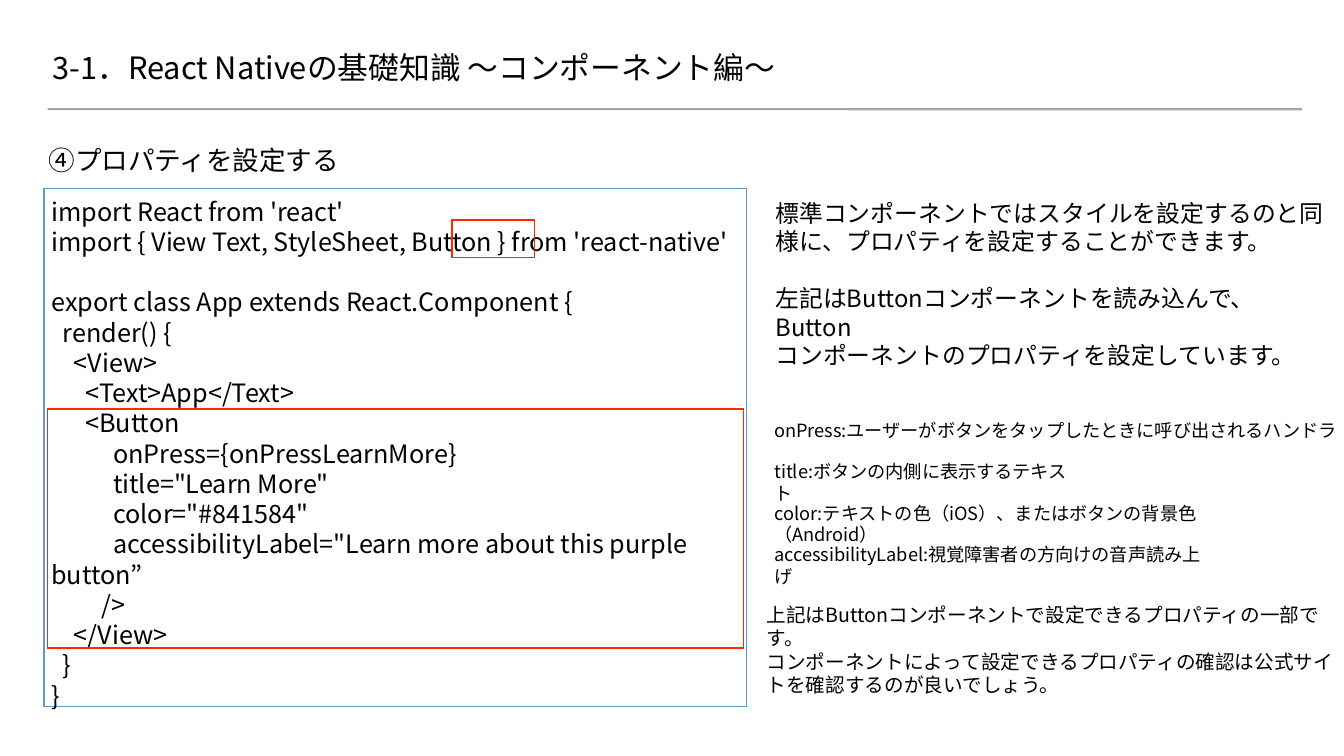
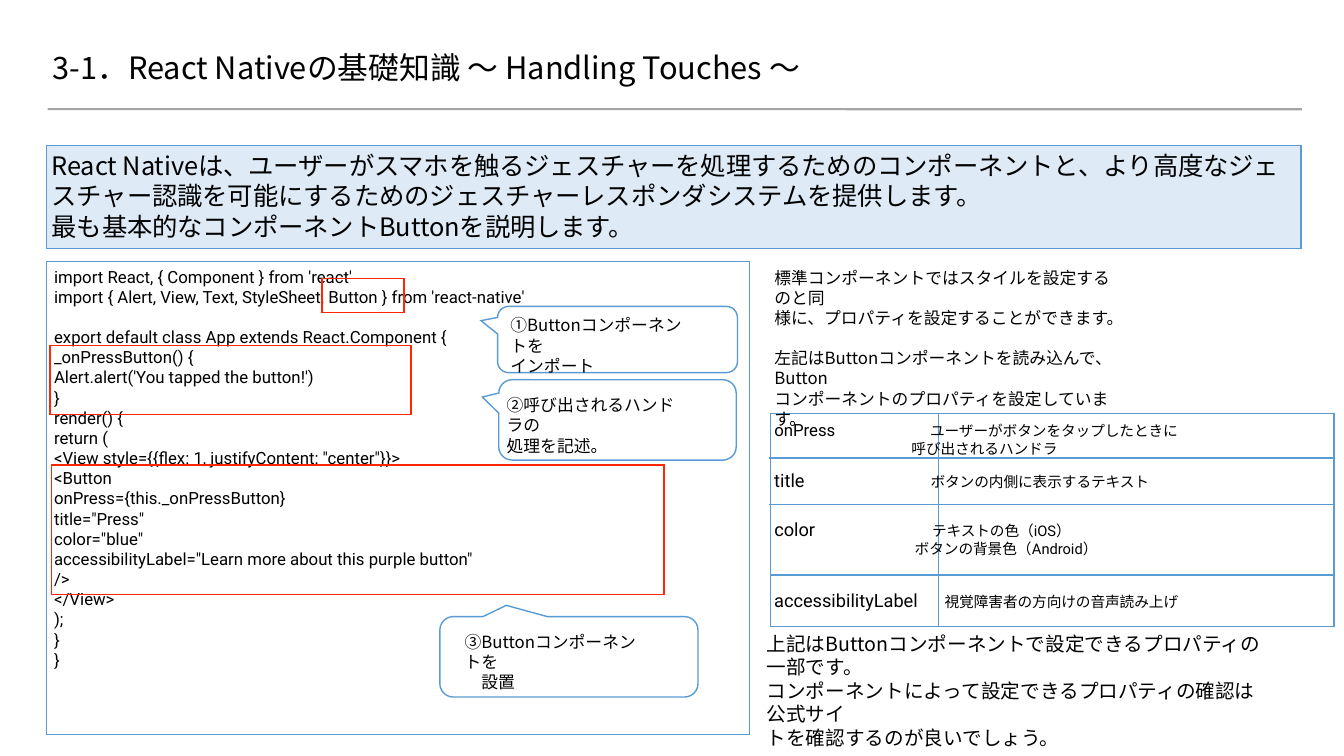
Before and after one commit to 2018SYSTEMI34/diary, a slide deck: slide 6 of doc/02_SlideShare/01.ネタ/３_ReactNative基礎知識/3-1.pptx (slide 5 before the commit). Drawn at 1344x756 pixels with LibreOffice and Linux fonts; fonts in the diff are those of the drawing; background and template pictures are left out. Boxes give left, top, right and bottom in pixels: in the first picture for what was removed or moved away, otherwise in the second. Text is boxed around its words. In the diff, an @@ line names an element or a change of style, - is before the commit and + after.

Commit message:
reactnative基礎知識＿最終修正20190329
reactnative基礎知識＿最終修正20190329

```diff
--- a/doc/02_SlideShare/01.ネタ/３_ReactNative基礎知識/3-1.pptx
+++ b/doc/02_SlideShare/01.ネタ/３_ReactNative基礎知識/3-1.pptx
@@ title at bbox=[53, 53, 762, 87]: text changed @@
-3-1．React Nativeの基礎知識 ～コンポーネント編～
+3-1．React Nativeの基礎知識 ～ Handling Touches ～
@@ text added at bbox=[46, 145, 1301, 248], fill #DEEBF7, outline #5B9BD5 1 pt, 18 pt, text #000000 @@
+React Nativeは、ユーザーがスマホを触るジェスチャーを処理するためのコンポーネントと、より高度なジェスチャー認識を可能にするためのジェスチャーレスポンダシステムを提供します。
+最も基本的なコンポーネントButtonを説明します。
@@ rectangle: place and size @@
-rectangle at bbox=[44, 189, 747, 707]
+rectangle at bbox=[46, 261, 749, 735]
@@ text at bbox=[54, 270, 524, 606]: paragraph added @@
+);
@@ text "import React, { Component } ...": place and size @@
-text "import React, { Component } ..." at bbox=[51, 200, 728, 649]
+text "import React, { Component } ..." at bbox=[54, 270, 524, 606]
@@ text "標準コンポーネントではスタイルを設定するのと同": place and size @@
-text "標準コンポーネントではスタイルを設定するのと同" at bbox=[775, 201, 1323, 366]
+text "標準コンポーネントではスタイルを設定するのと同" at bbox=[774, 270, 1123, 430]
@@ text "標準コンポーネントではスタイルを設定するのと同" at bbox=[774, 270, 1123, 430]: size 17 to 12 pt @@
@@ text at bbox=[54, 270, 524, 387]: text changed; size 18 to 12 pt; font Noto Sans CJK JP to Roboto @@
-import React from 'react'
-import { View Text, StyleSheet, Button } from 'react-native'
-export class App extends React.Component {
+import React, { Component } from 'react'
+import { Alert, View, Text, StyleSheet, Button } from 'react-native'
+export default class App extends React.Component {
+_onPressButton() {
+Alert.alert('You tapped the button!')
+}
@@ rectangle: place and size @@
-rectangle at bbox=[452, 220, 534, 257]
+rectangle at bbox=[322, 278, 404, 312]
@@ rounded speech box added at bbox=[498, 307, 738, 373], fill #FFFFFF, outline #5B9BD5 1 pt @@
@@ rectangle added at bbox=[50, 346, 411, 414], outline #FF2600 1 pt @@
@@ text added at bbox=[510, 357, 594, 374], 12 pt, text #000000 @@
+①Buttonコンポーネントを
+インポート
@@ rounded speech box added at bbox=[499, 380, 737, 461], fill #FFFFFF, outline #5B9BD5 1 pt @@
@@ text at bbox=[54, 410, 114, 606]: size 18 to 12 pt, font Noto Sans CJK JP to Roboto in "render() {", "<Button", "/>", "</View>" and 2 more places; list level 2 to 1 in "/>" @@
@@ text at bbox=[54, 433, 400, 468]: text changed; size 18 to 12 pt; font Noto Sans CJK JP to Roboto @@
-<View>
-<Text>App</Text>
+return (
+<View style={{flex: 1, justifyContent: "center"}}>
@@ text added at bbox=[507, 438, 608, 454], 12 pt, text #000000 @@
+②呼び出されるハンドラの
+処理を記述。
@@ text at bbox=[774, 420, 1178, 458]: text changed; size 13 to 10.5 pt; font Noto Sans CJK JP to Roboto @@
-onPress:ユーザーがボタンをタップしたときに呼び出されるハンドラ
+onPress ユーザーがボタンをタップしたときに
+呼び出されるハンドラ
@@ rectangle: place and size @@
-rectangle at bbox=[47, 409, 743, 648]
+rectangle at bbox=[51, 465, 664, 594]
@@ text at bbox=[774, 473, 1150, 492]: text changed; size 13 to 10.5 pt; font Noto Sans CJK JP to Roboto @@
-title:ボタンの内側に表示するテキスト
+title ボタンの内側に表示するテキスト
@@ text at bbox=[54, 491, 473, 569]: text changed; size 18 to 12 pt; font Noto Sans CJK JP to Roboto @@
-  onPress={onPressLearnMore}
-  title="Learn More"
-  color="#841584"
-  accessibilityLabel="Learn more about this purple button”
+onPress={this._onPressButton}
+title="Press"
+color="blue"
+accessibilityLabel="Learn more about this purple button"
@@ text at bbox=[774, 521, 1098, 558]: text changed; size 13 to 10.5 pt; font Noto Sans CJK JP to Roboto @@
-color:テキストの色（iOS）、またはボタンの背景色（Android）
+color テキストの色（iOS）
+ボタンの背景色（Android）
@@ group added at bbox=[769, 413, 1335, 627]: 4 lines, 1 rectangle @@
@@ text at bbox=[774, 593, 1179, 611]: text changed; font Noto Sans CJK JP to Roboto @@
-accessibilityLabel:視覚障害者の方向けの音声読み上げ
+accessibilityLabel 視覚障害者の方向けの音声読み上げ
@@ rounded speech box added at bbox=[440, 617, 698, 698], fill #FFFFFF, outline #5B9BD5 1 pt @@
@@ text "上記はButtonコンポーネントで設定できるプロパティの一部です。" rewrapped from bbox=[767, 605, 1333, 694] to bbox=[767, 634, 1260, 747] @@
@@ text added at bbox=[481, 674, 515, 690], 12 pt, text #000000 @@
+③Buttonコンポーネントを
+設置
```
Also in this commit, not shown: 2 other slides changed, 10 slides added, 2 slides removed, 1 other file.
